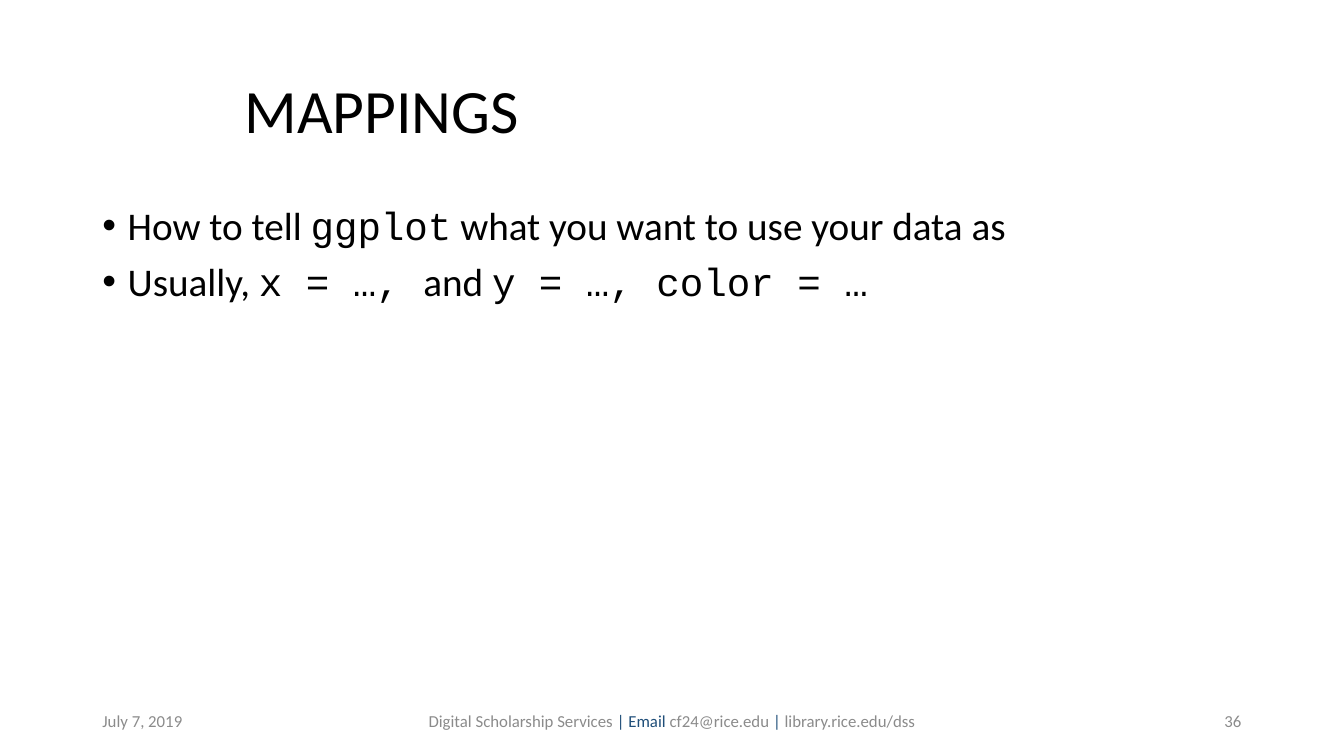
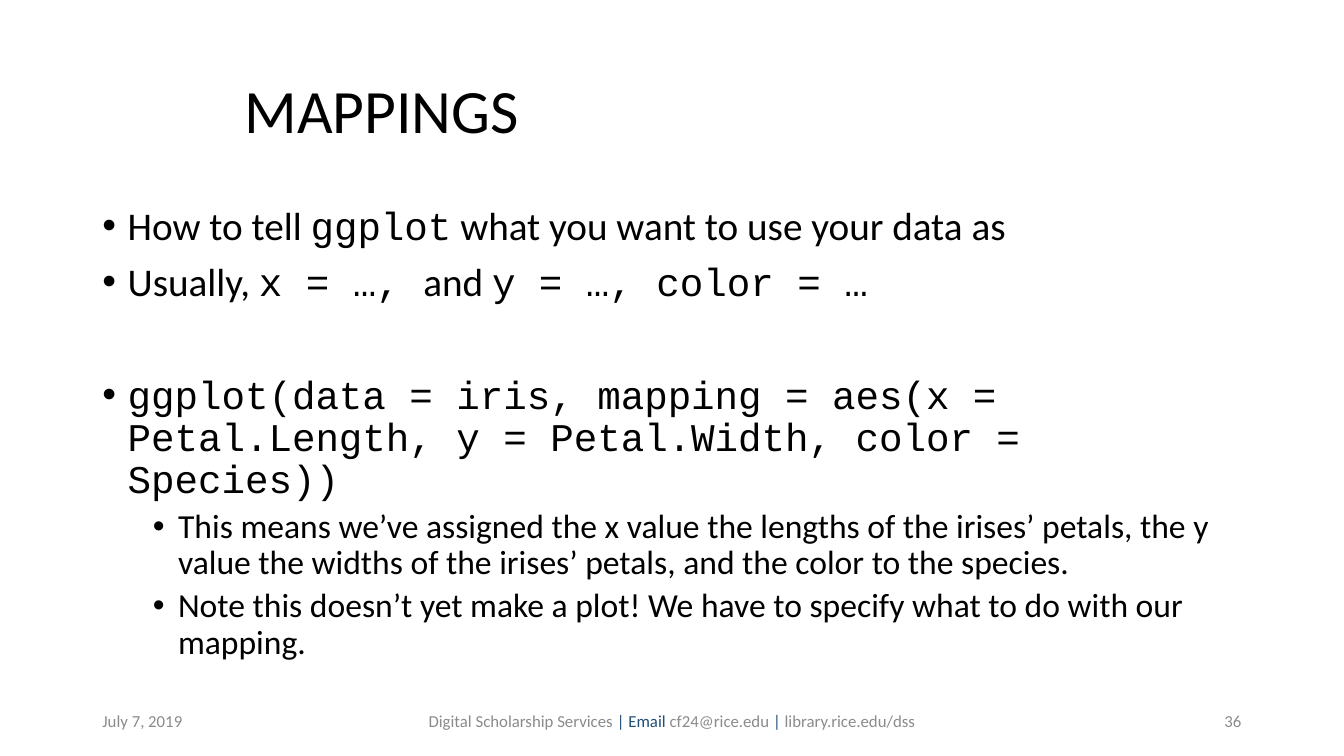
Before and after one commit to bakitybacon/rice-data-and-donuts, a slide deck: slide 36 of Rviz/R Visualization and Data Manipulation.pptx. Drawn at 1344x756 pixels with LibreOffice and Linux fonts; fonts in the diff are those of the drawing; background and template pictures are left out. Boxes give left, top, right and bottom in pixels: in the first picture for what was removed or moved away, otherwise in the second. Text is boxed around its words. In the diff, an @@ line names an element or a change of style, - is before the commit and + after.

```diff
--- a/Rviz/R Visualization and Data Manipulation.pptx
+++ b/Rviz/R Visualization and Data Manipulation.pptx
@@ text at (128,381,1208,660): paragraphs added @@
+• ggplot(data = iris, mapping = aes(x = Petal.Length, y = Petal.Width, color = Species))
+  • This means we’ve assigned the x value the lengths of the irises’ petals, the y value the widths of the irises’ petals, and the color to the species.
+  • Note this doesn’t yet make a plot! We have to specify what to do with our mapping.
```
Also in this commit, not shown: 24 other slides changed, 1 slide added.
